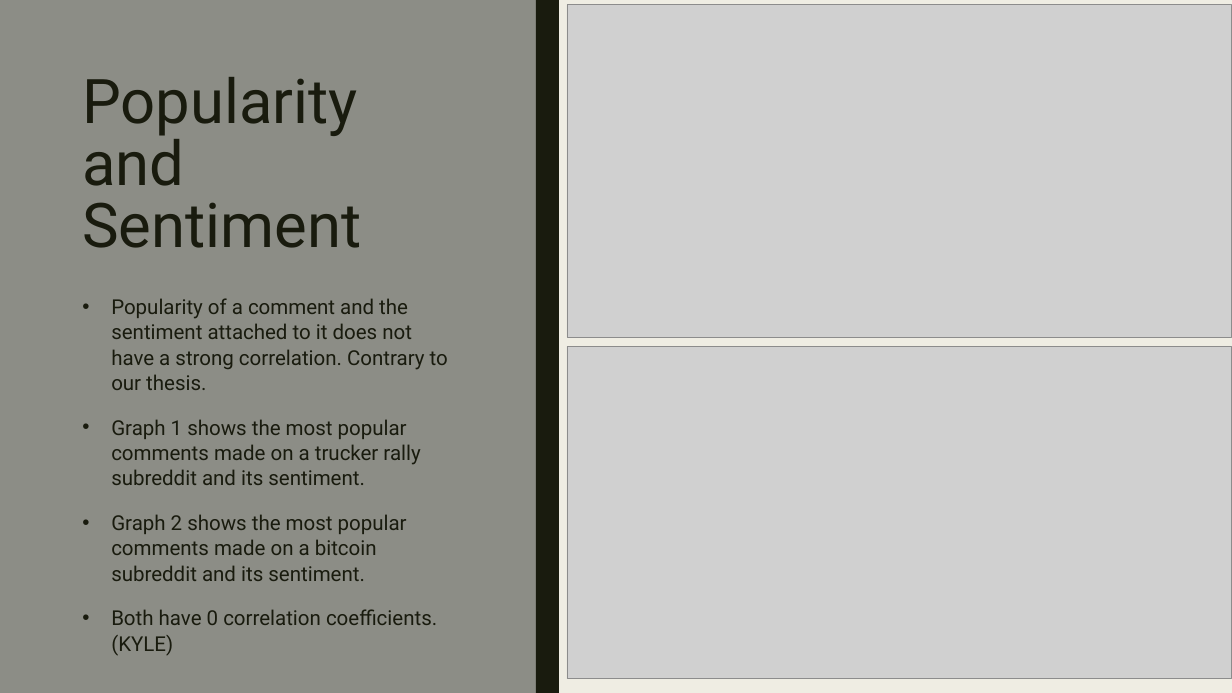
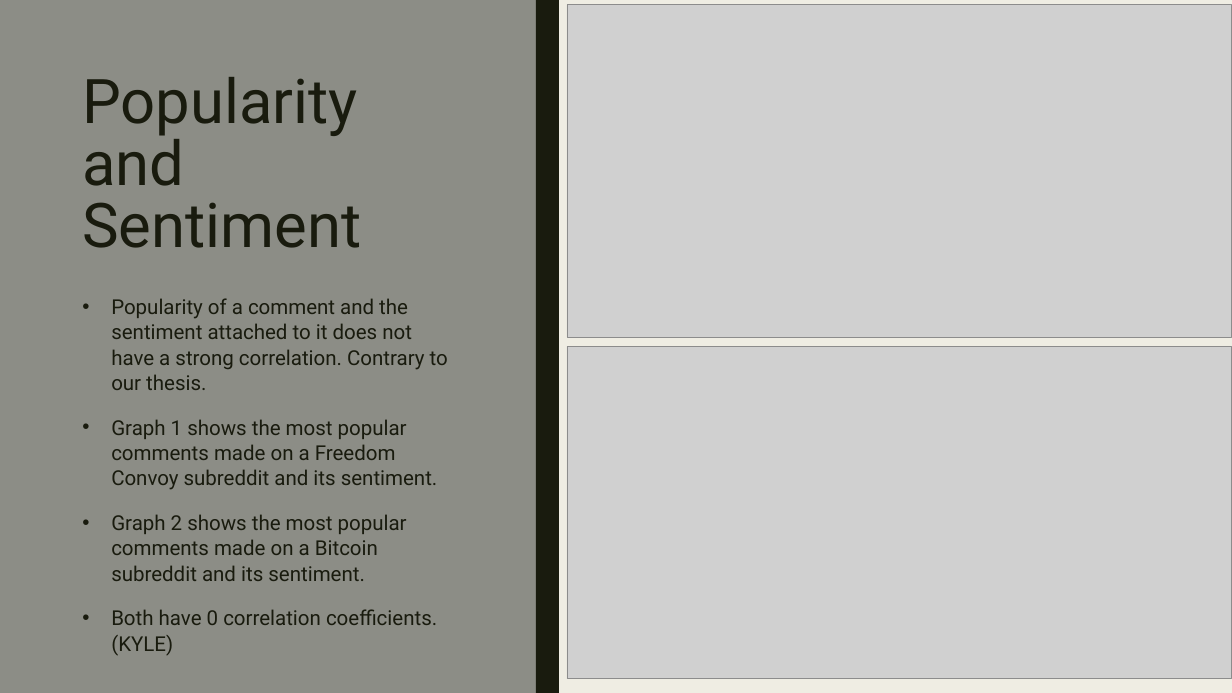
Before and after one commit to EvaTarr/CMPT412Project, a slide deck: slide 5 of presentation.pptx. Drawn at 1232x693 pixels with LibreOffice and Linux fonts; fonts in the diff are those of the drawing; grey boxes stand for pictures. Boxes give left, top, right and bottom in pixels: in the first picture for what was removed or moved away, otherwise in the second. Text is boxed around its words. In the diff, an @@ line names an element or a change of style, - is before the commit and + after.

```diff
--- a/presentation.pptx
+++ b/presentation.pptx
@@ text at (111, 419, 438, 581): text changed @@
-• Graph 1 shows the most popular comments made on a trucker rally subreddit and its sentiment.
-• Graph 2 shows the most popular comments made on a bitcoin subreddit and its sentiment.
+• Graph 1 shows the most popular comments made on a Freedom Convoy subreddit and its sentiment.
+• Graph 2 shows the most popular comments made on a Bitcoin subreddit and its sentiment.
```
Also in this commit, not shown: 4 other slides changed, 1 other file.
